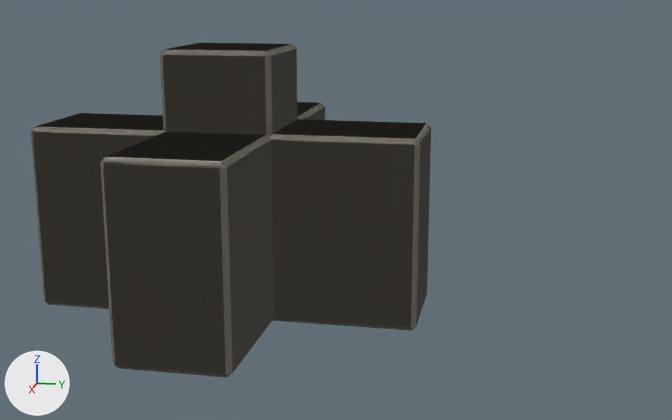
One commit to the Blender file assets/game-assets/PolishedStoneFence.blend: the scene before it, then after it.
The view is the same before and after, from a 50 mm camera at (2.297, 0.731, 0.841) aimed at (0.013, 0.274, 0.27). Arrows for +X, +Y and +Z are at lower left; the lights stay in place. The older version comes first.

Names of what the first picture shows: 'PolishedStoneFence_Corner', 'PolishedStoneFence_Cross', 'PolishedStoneFence_Middle'.
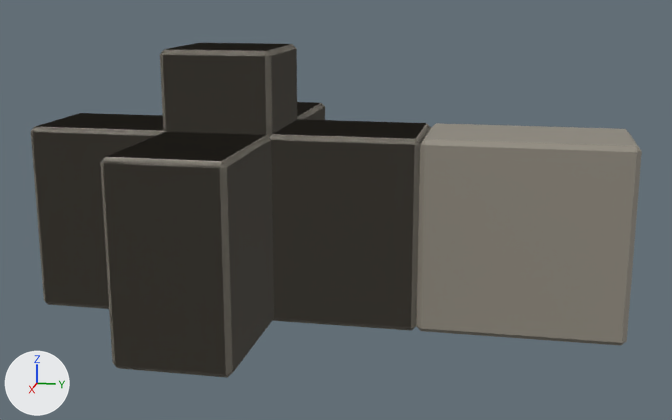
Where the change shows, as pixel boxes [x1, y1, x2, y2] in the pictures (672 x 420 px):
'PolishedStoneFence_Extension', added: after [416, 123, 642, 346]

What the commit changed:
Mesh me_polishedstonefence_extension_mesh is new.
It has 24 vertices, 26 faces and spans x -0.14..0.14, y 0.5..1.0, z -1.0..-0.52.
It uses material mat_material_polishedstonefence_surface (grey #918b7f).
Object 'PolishedStoneFence_Extension' (ob_polishedstonefence_extension) is new; it shows me_polishedstonefence_extension_mesh.
Its location is (0.0, 0.0, 1.0).
